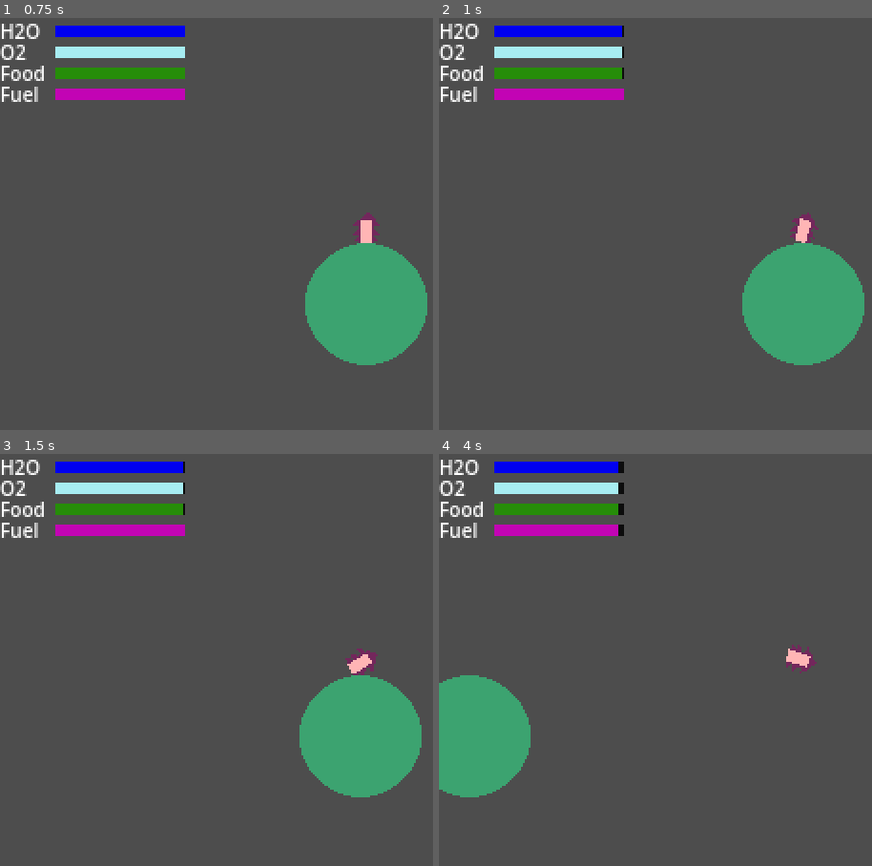
Above: before the commit, frames 1-4 (two rows, left to right).
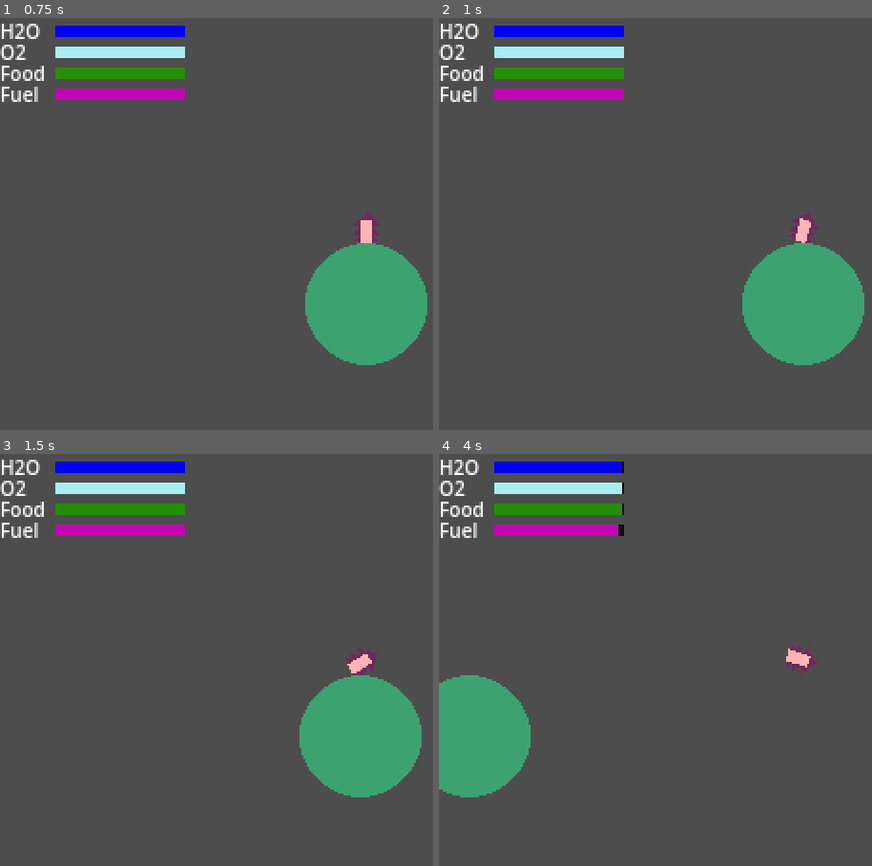
Above: after the commit, the same moments.

Repository: BnLds/MotherEarth
Game: Godot game, scene res://Scenes/Level/Level.tscn
Two runs of this game, one before a commit and one after it. Both use one fixed random seed, a clock stepped at 60 frames per second and the inputs below.
Inputs:
- Up to frame 1 (0.75 s): tap Enter at 0.5 s; hold Right (rotate_right) from 0.53 s (still down)
- Up to frame 2 (1 s): keep holding Right (rotate_right)
- Up to frame 3 (1.5 s): release Right (rotate_right) at 1.28 s; hold Left (rotate_left) from 1.28 s (still down)
- Up to frame 4 (4 s): release Left (rotate_left) at 2.03 s; hold Right (rotate_right) 2.03-2.78 s; hold Up (speed_up) 2.78-3.53 s; hold Left (rotate_left) from 3.53 s (still down)

Frame 1 is identical in both runs. In frame 2, less than 0.1% of the frame differs, in the area x 42-43%, y 1-15%; in frame 3, less than 0.1%; in frame 4, less than 0.1%, in the area x 41-43%, y 1-15%.

Commit message:
Ensure resources deplete only when player has left planet

Diff:
--- a/Scenes/Level/Level.tscn
+++ b/Scenes/Level/Level.tscn
@@ -16,27 +16,23 @@
 
 [node name="UILayer" type="CanvasLayer" parent="."]
 
-[node name="UI" type="Control" parent="UILayer"]
+[node name="Resource_UI" type="Control" parent="UILayer"]
 layout_mode = 3
-anchors_preset = 15
-anchor_right = 1.0
-anchor_bottom = 1.0
-grow_horizontal = 2
-grow_vertical = 2
+anchors_preset = 0
 
-[node name="H2O_UI" type="Control" parent="UILayer/UI"]
+[node name="H2O_UI" type="Control" parent="UILayer/Resource_UI"]
 anchors_preset = 0
 offset_right = 97.0
 offset_bottom = 14.0
 
-[node name="H2OLabel" type="Label" parent="UILayer/UI/H2O_UI"]
+[node name="H2OLabel" type="Label" parent="UILayer/Resource_UI/H2O_UI"]
 layout_mode = 2
 offset_right = 22.0
 offset_bottom = 17.0
 theme_override_font_sizes/font_size = 10
 text = "H2O"
 
-[node name="H2OBarBackground" type="ColorRect" parent="UILayer/UI/H2O_UI"]
+[node name="H2OBarBackground" type="ColorRect" parent="UILayer/Resource_UI/H2O_UI"]
 layout_mode = 2
 offset_left = 29.0
 offset_top = 4.0
@@ -45,7 +41,7 @@
 size_flags_horizontal = 3
 color = Color(0.0470588, 0.0470588, 0.0470588, 1)
 
-[node name="H2OBarFill" type="ColorRect" parent="UILayer/UI/H2O_UI"]
+[node name="H2OBarFill" type="ColorRect" parent="UILayer/Resource_UI/H2O_UI"]
 layout_mode = 2
 offset_left = 29.0
 offset_top = 4.0
@@ -54,20 +50,20 @@
 size_flags_horizontal = 3
 color = Color(0, 0, 0.941176, 1)
 
-[node name="O2_UI" type="Control" parent="UILayer/UI"]
+[node name="O2_UI" type="Control" parent="UILayer/Resource_UI"]
 anchors_preset = 0
 offset_top = 11.0
 offset_right = 97.0
 offset_bottom = 25.0
 
-[node name="O2Label" type="Label" parent="UILayer/UI/O2_UI"]
+[node name="O2Label" type="Label" parent="UILayer/Resource_UI/O2_UI"]
 layout_mode = 2
 offset_right = 22.0
 offset_bottom = 17.0
 theme_override_font_sizes/font_size = 10
 text = "O2"
 
-[node name="O2BarBackground" type="ColorRect" parent="UILayer/UI/O2_UI"]
+[node name="O2BarBackground" type="ColorRect" parent="UILayer/Resource_UI/O2_UI"]
 layout_mode = 2
 offset_left = 29.0
 offset_top = 4.0
@@ -76,7 +72,7 @@
 size_flags_horizontal = 3
 color = Color(0.0470588, 0.0470588, 0.0470588, 1)
 
-[node name="O2BarFill" type="ColorRect" parent="UILayer/UI/O2_UI"]
+[node name="O2BarFill" type="ColorRect" parent="UILayer/Resource_UI/O2_UI"]
 layout_mode = 2
 offset_left = 29.0
 offset_top = 4.0
@@ -85,20 +81,20 @@
 size_flags_horizontal = 3
 color = Color(0.654902, 0.929412, 0.94902, 1)
 
-[node name="Food_UI2" type="Control" parent="UILayer/UI"]
+[node name="Food_UI2" type="Control" parent="UILayer/Resource_UI"]
 anchors_preset = 0
 offset_top = 22.0
 offset_right = 97.0
 offset_bottom = 36.0
 
-[node name="FoodLabel" type="Label" parent="UILayer/UI/Food_UI2"]
+[node name="FoodLabel" type="Label" parent="UILayer/Resource_UI/Food_UI2"]
 layout_mode = 2
 offset_right = 22.0
 offset_bottom = 17.0
 theme_override_font_sizes/font_size = 10
 text = "Food"
 
-[node name="FoodBarBackground" type="ColorRect" parent="UILayer/UI/Food_UI2"]
+[node name="FoodBarBackground" type="ColorRect" parent="UILayer/Resource_UI/Food_UI2"]
 layout_mode = 2
 offset_left = 29.0
 offset_top = 4.0
@@ -107,7 +103,7 @@
 size_flags_horizontal = 3
 color = Color(0.0470588, 0.0470588, 0.0470588, 1)
 
-[node name="FoodBarFill" type="ColorRect" parent="UILayer/UI/Food_UI2"]
+[node name="FoodBarFill" type="ColorRect" parent="UILayer/Resource_UI/Food_UI2"]
 layout_mode = 2
 offset_left = 29.0
 offset_top = 4.0
@@ -116,20 +112,20 @@
 size_flags_horizontal = 3
 color = Color(0.14902, 0.552941, 0.0352941, 1)
 
-[node name="Fuel_UI" type="Control" parent="UILayer/UI"]
+[node name="Fuel_UI" type="Control" parent="UILayer/Resource_UI"]
 anchors_preset = 0
 offset_top = 33.0
 offset_right = 97.0
 offset_bottom = 47.0
 
-[node name="FuelLabel" type="Label" parent="UILayer/UI/Fuel_UI"]
+[node name="FuelLabel" type="Label" parent="UILayer/Resource_UI/Fuel_UI"]
 layout_mode = 2
 offset_right = 22.0
 offset_bottom = 17.0
 theme_override_font_sizes/font_size = 10
 text = "Fuel"
 
-[node name="FuelBarBackground" type="ColorRect" parent="UILayer/UI/Fuel_UI"]
+[node name="FuelBarBackground" type="ColorRect" parent="UILayer/Resource_UI/Fuel_UI"]
 layout_mode = 2
 offset_left = 29.0
 offset_top = 4.0
@@ -138,7 +134,7 @@
 size_flags_horizontal = 3
 color = Color(0.0470588, 0.0470588, 0.0470588, 1)
 
-[node name="FuelBarFill" type="ColorRect" parent="UILayer/UI/Fuel_UI"]
+[node name="FuelBarFill" type="ColorRect" parent="UILayer/Resource_UI/Fuel_UI"]
 layout_mode = 2
 offset_left = 29.0
 offset_top = 4.0
--- a/Scenes/Level/Scripts/ResourceManager.gd
+++ b/Scenes/Level/Scripts/ResourceManager.gd
@@ -1,13 +1,13 @@
 extends Node
 
-@onready var h2o_bar_fill = $"../UILayer/UI/H2O_UI/H2OBarFill"
-@onready var h2o_bar_background = $"../UILayer/UI/H2O_UI/H2OBarBackground"
-@onready var o2_bar_fill = $"../UILayer/UI/O2_UI/O2BarFill"
-@onready var o2_bar_background = $"../UILayer/UI/O2_UI/O2BarBackground"
-@onready var food_bar_fill = $"../UILayer/UI/Food_UI2/FoodBarFill"
-@onready var food_bar_background = $"../UILayer/UI/Food_UI2/FoodBarBackground"
-@onready var fuel_bar_fill = $"../UILayer/UI/Fuel_UI/FuelBarFill"
-@onready var fuel_bar_background = $"../UILayer/UI/Fuel_UI/FuelBarBackground"
+@onready var h2o_bar_fill = $"../UILayer/Resource_UI/H2O_UI/H2OBarFill"
+@onready var h2o_bar_background = $"../UILayer/Resource_UI/H2O_UI/H2OBarBackground"
+@onready var o2_bar_fill = $"../UILayer/Resource_UI/O2_UI/O2BarFill"
+@onready var o2_bar_background = $"../UILayer/Resource_UI/O2_UI/O2BarBackground"
+@onready var food_bar_fill = $"../UILayer/Resource_UI/Food_UI2/FoodBarFill"
+@onready var food_bar_background = $"../UILayer/Resource_UI/Food_UI2/FoodBarBackground"
+@onready var fuel_bar_fill = $"../UILayer/Resource_UI/Fuel_UI/FuelBarFill"
+@onready var fuel_bar_background = $"../UILayer/Resource_UI/Fuel_UI/FuelBarBackground"
 @onready var spaceship = $"../Spaceship"
 
 var h2o_percent_ini = 100
@@ -21,13 +21,18 @@
 var fuel_percent
 
 var is_boosting:= false
+var player_departed := false
 
 func _ready():
 	init_resources_ui()
 	spaceship.connect("start_boosting", _on_start_boosting)
 	spaceship.connect("stop_boosting", _on_stop_boosting)
+	spaceship.connect("player_departed", _on_player_departed)
 
 func _on_resource_timer_timeout():
+	if not player_departed:
+		return
+
 	h2o_percent -= 1
 	o2_percent -= 1
 	food_percent -= 1
@@ -56,3 +61,6 @@
 
 func _on_stop_boosting():
 	is_boosting = false
+
+func _on_player_departed():
+	player_departed = true
--- a/Scenes/Spaceship/Scripts/spaceship.gd
+++ b/Scenes/Spaceship/Scripts/spaceship.gd
@@ -8,6 +8,7 @@
 
 signal start_boosting
 signal stop_boosting
+signal player_departed
 
 var has_left_planet:= false
 
@@ -22,7 +23,9 @@
 		apply_torque(torque_value)
 
 	if Input.is_action_pressed("speed_up"):
-		has_left_planet = true
+		if not has_left_planet:
+			player_departed.emit()
+			has_left_planet = true
 
 		var boost_vect = -transform.y * boost_value
 		apply_force(boost_vect)
